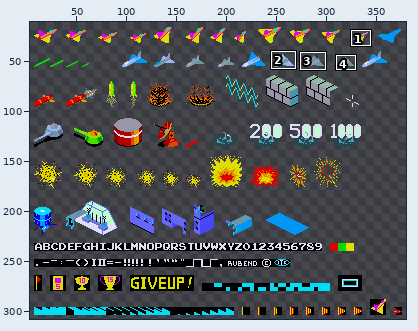
Sprite sheet -- res/fixed_spritesheet.png. Above: a wide view before the commit, with the close-up outlined.
Close-up. Earlier state:
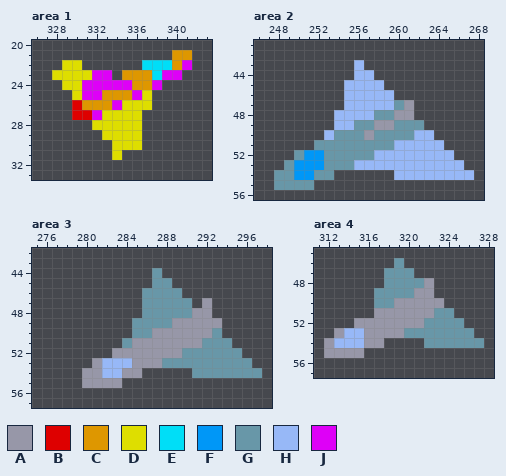
The file is 384x320 pixels. Shown: area 1: x 326..343, y 20..33; area 2: x 246..268, y 41..56; area 3: x 275..298, y 42..57; area 4: x 311..328, y 45..57. The old version is drawn lined up with the new one. The wide view leaves out empty margins. The commit also changed other parts of the picture, which this record leaves out.
Palette (. is transparent): A #9797a8  B #de0000  C #de9700  D #dede00  E #00def7  F #0097f7  G #6897a8  H #97b8f7  J #de00f7
Pixels before, area 1, first column x 328:
21 ............CC
22 .DD......EEECJ
23 DDDDJJ.CCCEJJ.
24 .DDJJJJJCCJ...
25 ..DJJCCCJD....
26 ..BCCCJDDD....
27 ..BBJDDDD.....
28 ....DDDDD.....
29 .....DDDD.....
30 ......DDD.....
31 ......D.......
Pixels before, area 2, first column x 248:
43 ........H...........
44 ........HH..........
45 .......HHHH.........
46 .......HHHHH........
47 .......HHHHHGA......
48 ......HHHHGGAA......
49 ......HHGGAAGGG.....
50 .....HGGGAGGGGHH....
51 ....GGGGGGGGHHHHH...
52 ..GFFGGGGGHHHHHHHH..
53 .GFFFGGGHHHHHHHHHHH.
54 GGFFGG......HHHHHHHH
55 GGGG................
Pixels before, area 3, first column x 280:
44 .......G..........
45 .......GG.........
46 ......GGGG........
47 ......GGGGG.A.....
48 ......GGGGGAA.....
49 .....GGGGAAAAA....
50 .....GGAAAAAAG....
51 ....GAAAAAAAGGG...
52 ...AAAAAAAGGGGGG..
53 .AHHHAAAGGGGGGGGG.
54 AAHHAA.....GGGGGGG
55 AAAA..............
Pixels before, area 4, first column x 312:
46 .......G........
47 ......GGG.......
48 ......GGGGA.....
49 .....GGGGAA.....
50 .....GGAAAAA....
51 .....AAAAAAGG...
52 ...AAAAAAAGGGG..
53 .AHHAAAAGGGGGGG.
54 AHHHAA....GGGGGG
55 AAAA............
New version:
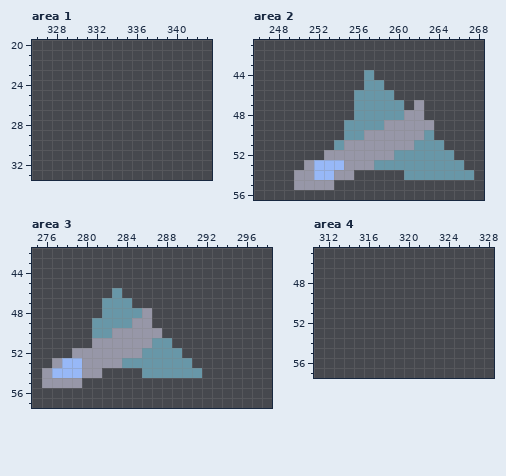
Changes in this commit:
whole drawing moved by +1,+16 (the old picture is shown already moved)
Changed rows in their new state; - is an unchanged pixel.
Area 1:
first column x 328:
21 ------------..
22 -..------.....
23 ......-......-
24 -..........---
25 --........----
26 --........----
27 --.......-----
28 ----.....-----
29 -----....-----
30 ------...-----
31 ------.-------
Area 2:
first column x 248:
43 --------.-----------
44 --------.G----------
45 -------..GG---------
46 -------.GGGG--------
47 -------.GGGG-.A-----
48 ------..GG--G-A-----
49 ------.G--G-AAAA----
50 -----..---AAAAAG----
51 ----..-AAAAAAAGGG---
52 --...AAAAAAAGGGGGG--
53 -..AHHHAAAGGGGGGGGG-
54 ..AAHHAA----.GGGGGGG
55 ..AAAA--------------
Area 3:
first column x 276:
44 -----------.----------
45 -----------..---------
46 -------G--....--------
47 ------GGG-.....-.-----
48 ------GGGGA......-----
49 -----GGGGAA.......----
50 -----GGAAAA-......----
51 -----AAAA--GG......---
52 ---AAAA---GGGG......--
53 -AHHA-AAGGGG---......-
54 AHHH--....GGGGG-......
55 AAAA....--------------
Area 4:
first column x 312:
46 -------.--------
47 ------...-------
48 ------.....-----
49 -----......-----
50 -----.......----
51 -----........---
52 ---...........--
53 -..............-
54 ......----......
55 ....------------
Changed places in both close-ups, as pixel boxes (x1, y1, x2, y2):
erased: (52, 50, 192, 160)
changed: (274, 60, 474, 190)
changed: (42, 268, 262, 388)
erased: (324, 258, 484, 358)
